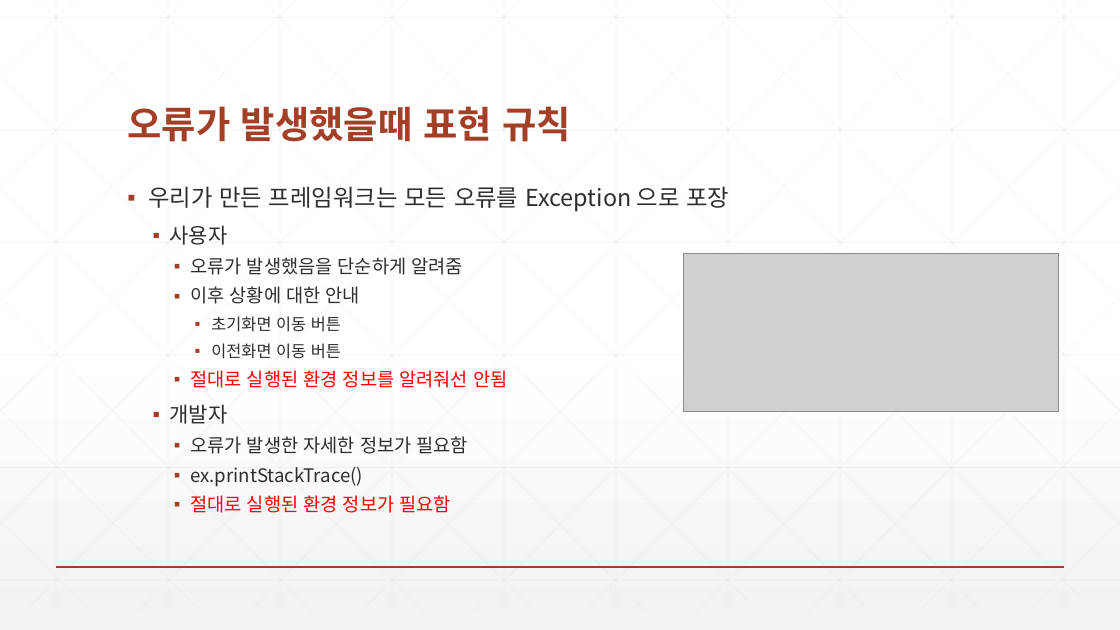
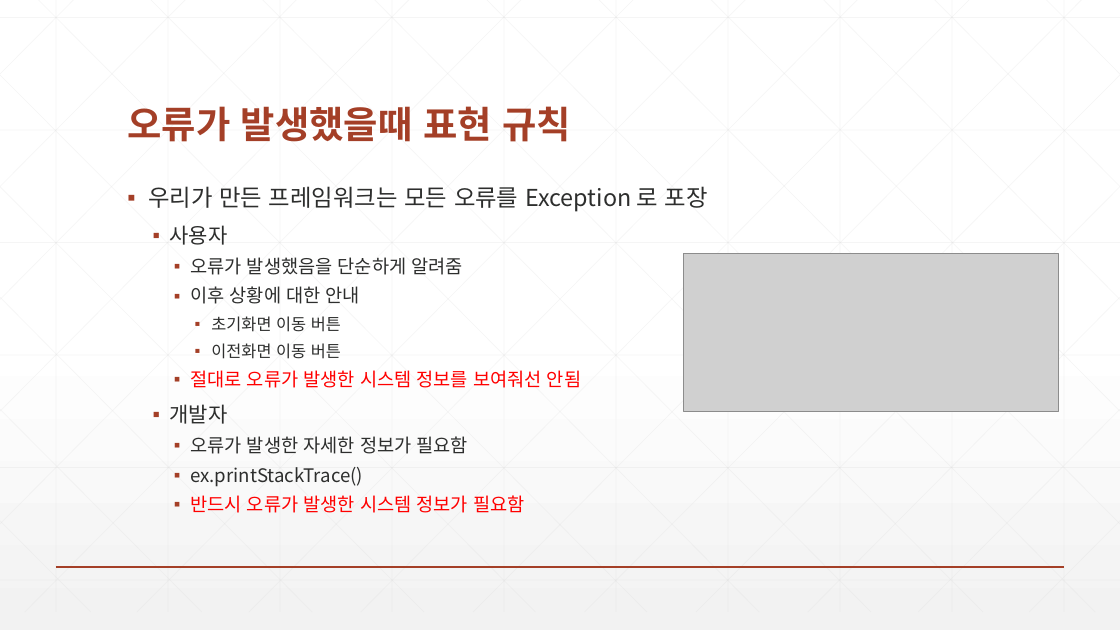
Before and after one commit to zeroshift01/code5, a slide deck: slide 3 of inflearn05/doc/5(심화) 오류가 발생했을때 사용자와 개발자는 서로 다른 정보가 필요합니다..pptx. Drawn at 1120x630 pixels with LibreOffice and Linux fonts; fonts in the diff are those of the drawing; grey boxes stand for pictures. Boxes give left, top, right and bottom in pixels: in the first picture for what was removed or moved away, otherwise in the second. Text is boxed around its words. In the diff, an @@ line names an element or a change of style, - is before the commit and + after.

```diff
--- a/inflearn05/doc/5(심화) 오류가 발생했을때 사용자와 개발자는 서로 다른 정보가 필요합니다..pptx
+++ b/inflearn05/doc/5(심화) 오류가 발생했을때 사용자와 개발자는 서로 다른 정보가 필요합니다..pptx
@@ text at (x1=148, y1=186, x2=708, y2=212): text changed @@
-▪ 우리가 만든 프레임워크는 모든 오류를 Exception 으로 포장
+▪ 우리가 만든 프레임워크는 모든 오류를 Exception 로 포장
@@ text at (x1=190, y1=370, x2=581, y2=388): text changed @@
-    ▪ 절대로 실행된 환경 정보를 알려줘선 안됨
+    ▪ 절대로 오류가 발생한 시스템 정보를 보여줘선 안됨
@@ text at (x1=190, y1=495, x2=524, y2=513): text changed @@
-    ▪ 절대로 실행된 환경 정보가 필요함
+    ▪ 반드시 오류가 발생한 시스템 정보가 필요함
```
Also in this commit, not shown: 2 other slides changed, 1 other file.
